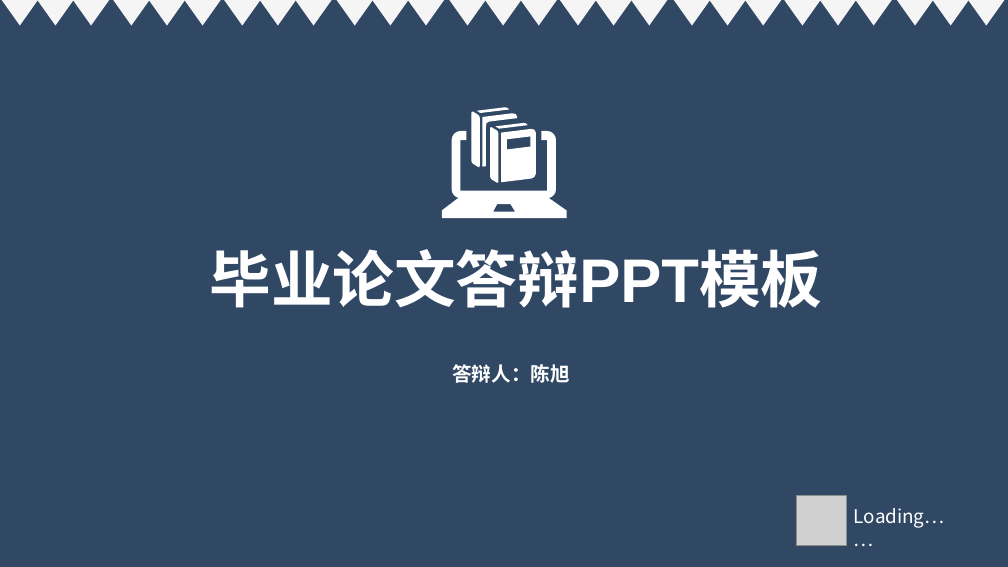
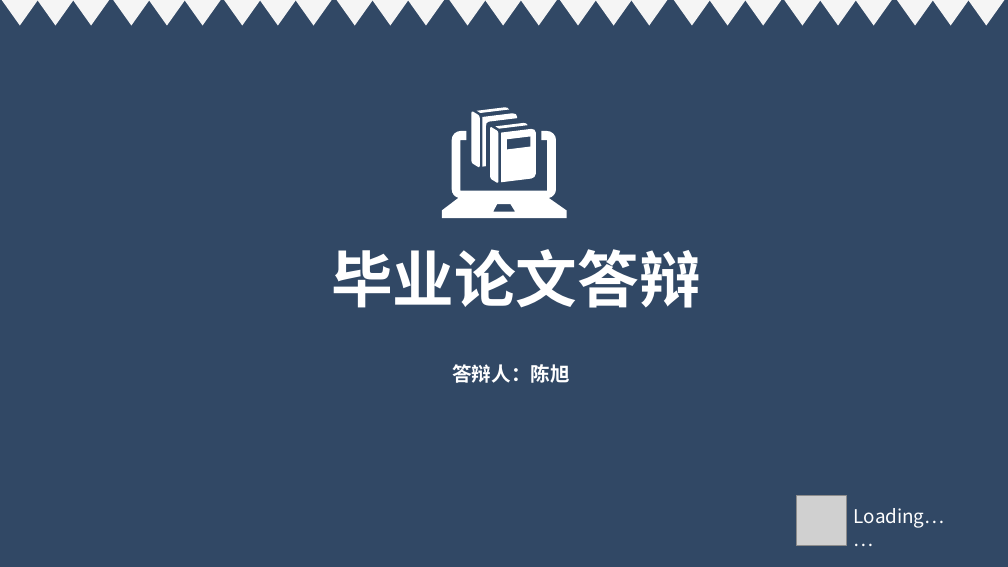
Before and after one commit to cx29/JavaWebSpace, a slide deck: slide 1 of demo/resources/报告/毕业论文答辩.pptx. Drawn at 1008x567 pixels with LibreOffice and Linux fonts; fonts in the diff are those of the drawing; grey boxes stand for pictures. Boxes give left, top, right and bottom in pixels: in the first picture for what was removed or moved away, otherwise in the second. Text is boxed around its words. In the diff, an @@ line names an element or a change of style, - is before the commit and + after.

```diff
--- a/demo/resources/报告/毕业论文答辩.pptx
+++ b/demo/resources/报告/毕业论文答辩.pptx
@@ text at (331, 249, 701, 308): text changed @@
-毕业论文答辩PPT模板
+毕业论文答辩
```
Also in this commit, not shown: 9 other slides changed, 1 other file.
